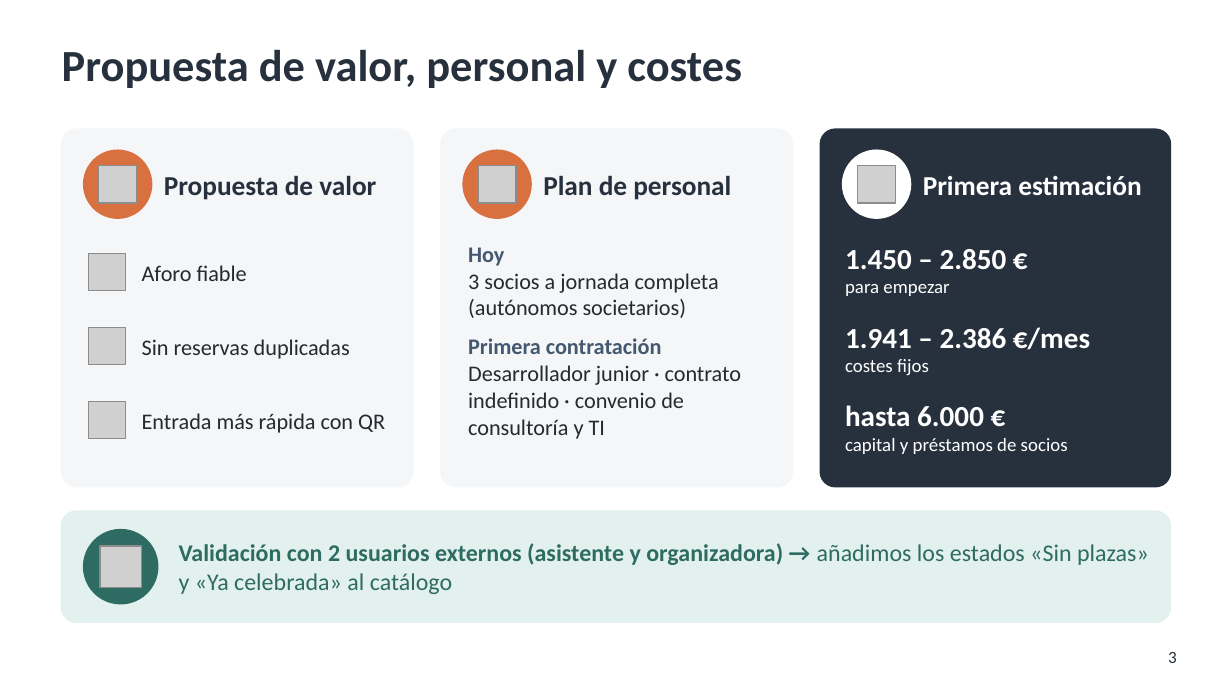
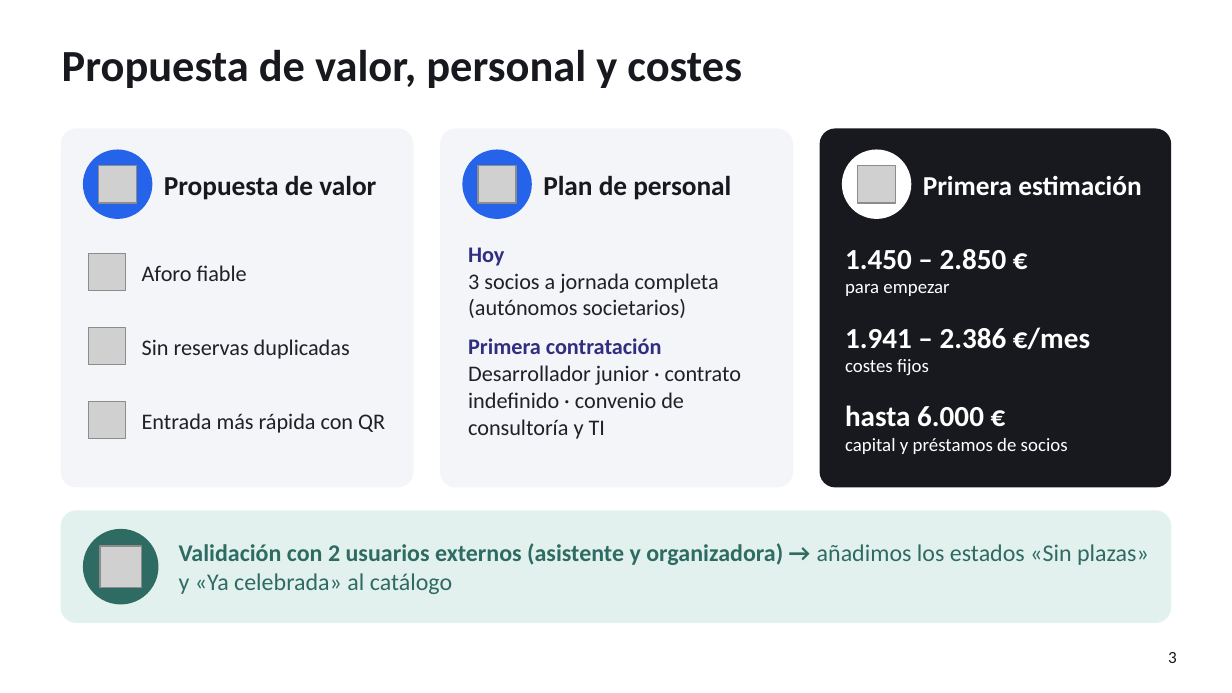
Before and after one commit to pablopedron/SABITECH, a slide deck: slide 3 of documents/Presentacion/07_2_DAW_Intermodular_1Evaluacion_SABITECH_WEB_Presentacion.pptx. Drawn at 1232x693 pixels with LibreOffice and Linux fonts; fonts in the diff are those of the drawing; grey boxes stand for pictures; background and template pictures are left out. Boxes give left, top, right and bottom in pixels: in the first picture for what was removed or moved away, otherwise in the second. Text is boxed around its words. In the diff, an @@ line names an element or a change of style, - is before the commit and + after.

```diff
--- a/documents/Presentacion/07_2_DAW_Intermodular_1Evaluacion_SABITECH_WEB_Presentacion.pptx
+++ b/documents/Presentacion/07_2_DAW_Intermodular_1Evaluacion_SABITECH_WEB_Presentacion.pptx
@@ rounded rectangle at (62, 129, 413, 487): fill #F4F6F8 to #F4F5F8; outline #F4F6F8 1 pt to #F4F5F8 1 pt @@
@@ rounded rectangle at (441, 129, 792, 487): fill #F4F6F8 to #F4F5F8; outline #F4F6F8 1 pt to #F4F5F8 1 pt @@
@@ rounded rectangle at (821, 129, 1170, 487): fill #27313D to #17191F; outline #27313D 1 pt to #17191F 1 pt @@
@@ ellipse at (84, 150, 152, 218): fill #D9703F to #2563EB; outline #D9703F 1 pt to #2563EB 1 pt @@
@@ ellipse at (463, 150, 531, 218): fill #D9703F to #2563EB; outline #D9703F 1 pt to #2563EB 1 pt @@
@@ text "Hoy" at (468, 247, 741, 439): text colour #44596F to #312E81 in "Hoy", "Primera contratación"; text colour #252A31 to #1E2128 in "3 socios a jornada completa (autónomos societarios)", "Desarrollador junior · contrato indefinido · convenio ..." @@
@@ text colour #27313D to #17191F in 4 elements at (62, 49, 742, 88), (164, 175, 376, 200), (543, 175, 731, 200), (1168, 652, 1177, 663) @@
```
Also in this commit, not shown: 14 other slides changed.
